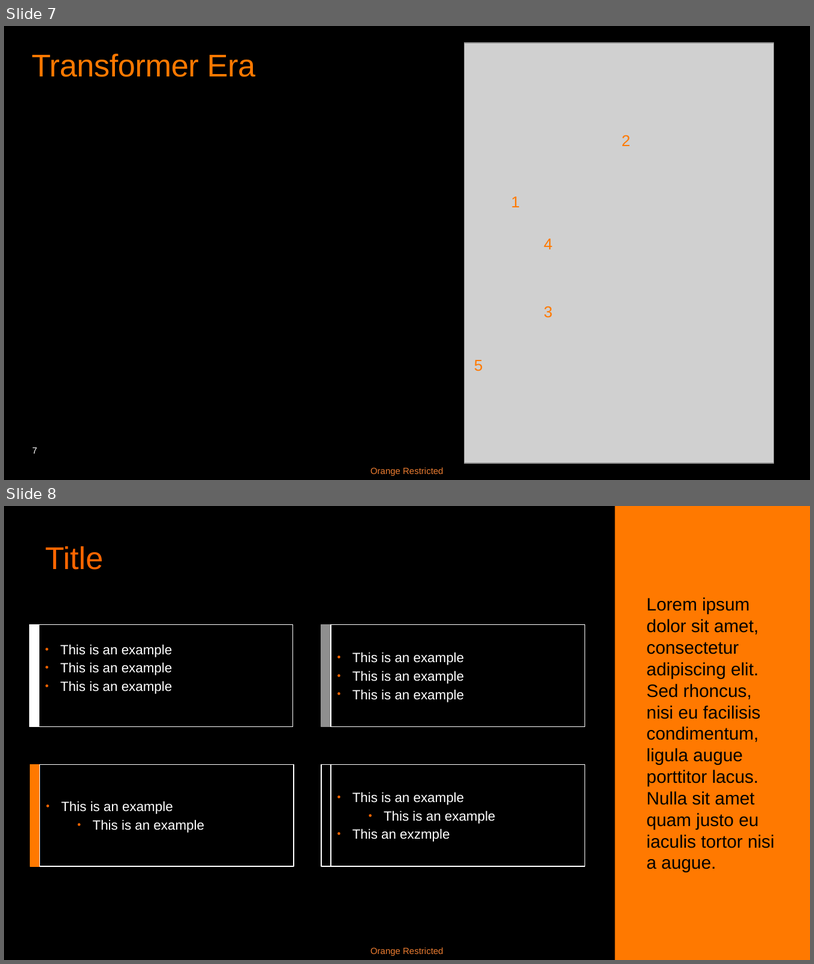
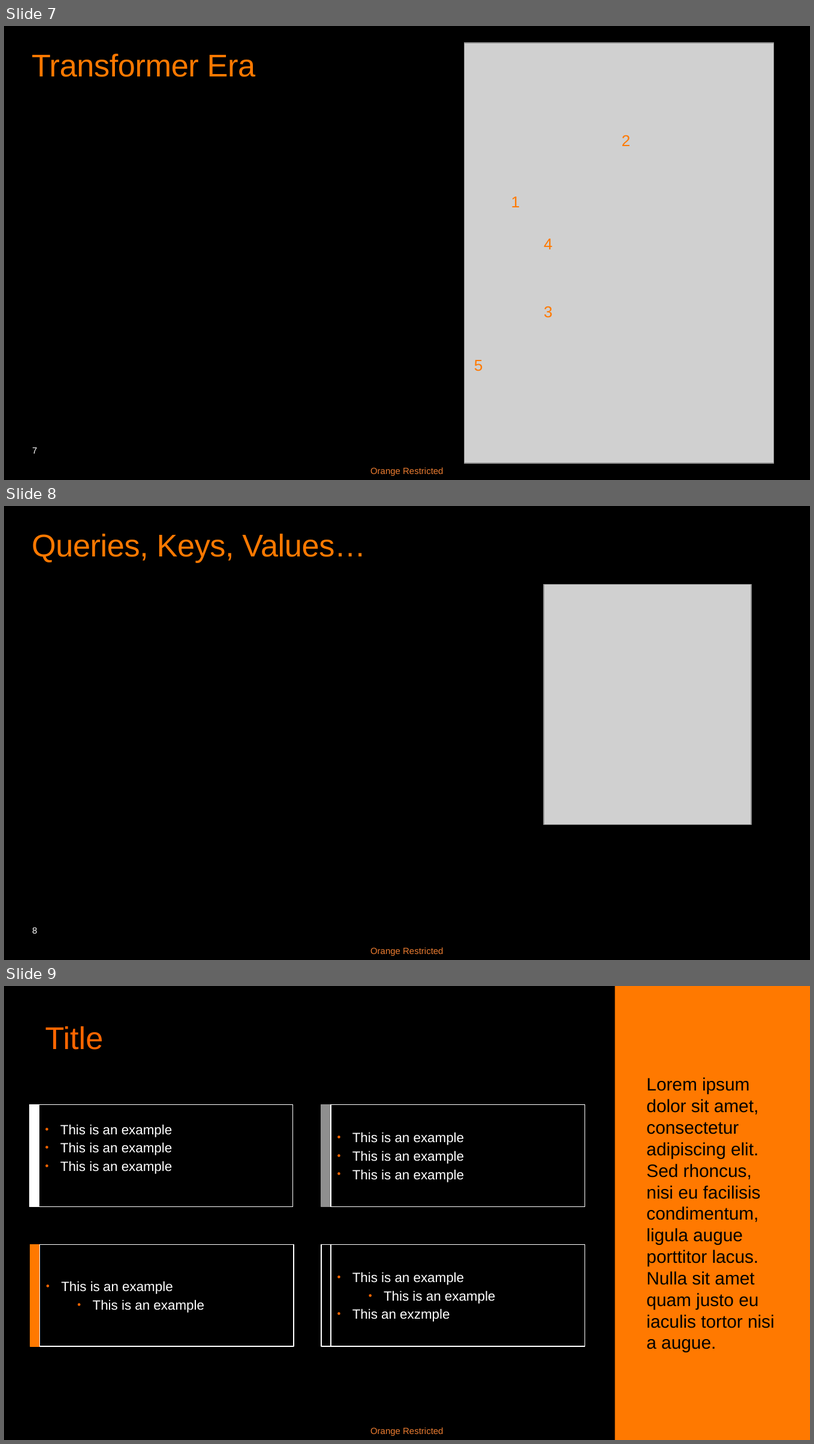
Before and after one commit to basavyr/peft-training, a slide deck: presentation/LORA-RPoenaru.pptx. Shown one above the other, each under a label of ours: slides 7 and 8 before the commit, slides 7, 8 and 9 after it. The pictures are 814x964 and 814x1444 pixels, drawn with LibreOffice and Linux fonts; fonts in the diff are those of the drawing; grey boxes stand for pictures. Boxes give left, top, right and bottom in pixels: in the first picture for what was removed or moved away, otherwise in the second. Text is boxed around its words. In the diff, an @@ line names an element or a change of style, - is before the commit and + after.

```diff
--- a/presentation/LORA-RPoenaru.pptx
+++ b/presentation/LORA-RPoenaru.pptx
@@ slide 8 added at [4, 506, 810, 960], background #000000; not listed: 2 template elements that a slide beside it also shows @@
@@ title added at [32, 534, 366, 562], 28 pt, text #FF7900 @@
+Queries, Keys, Values…
@@ picture added at [544, 584, 752, 825] @@
@@ what was slide 8 is now slide 9 @@
```
